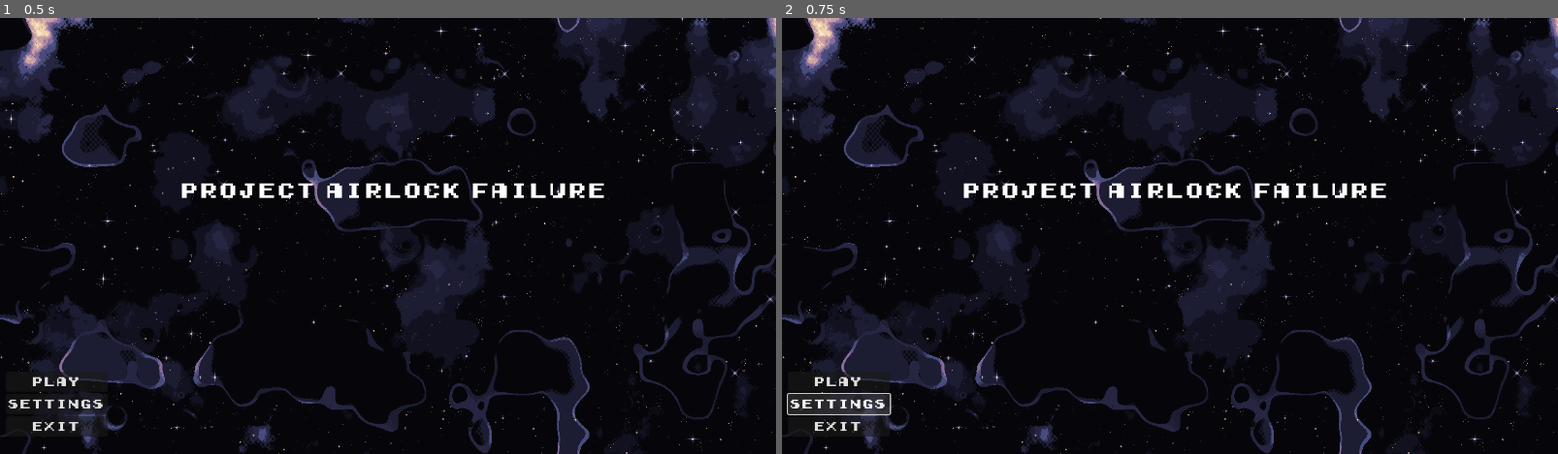
Above: before the commit, frames 1-2 (left to right).
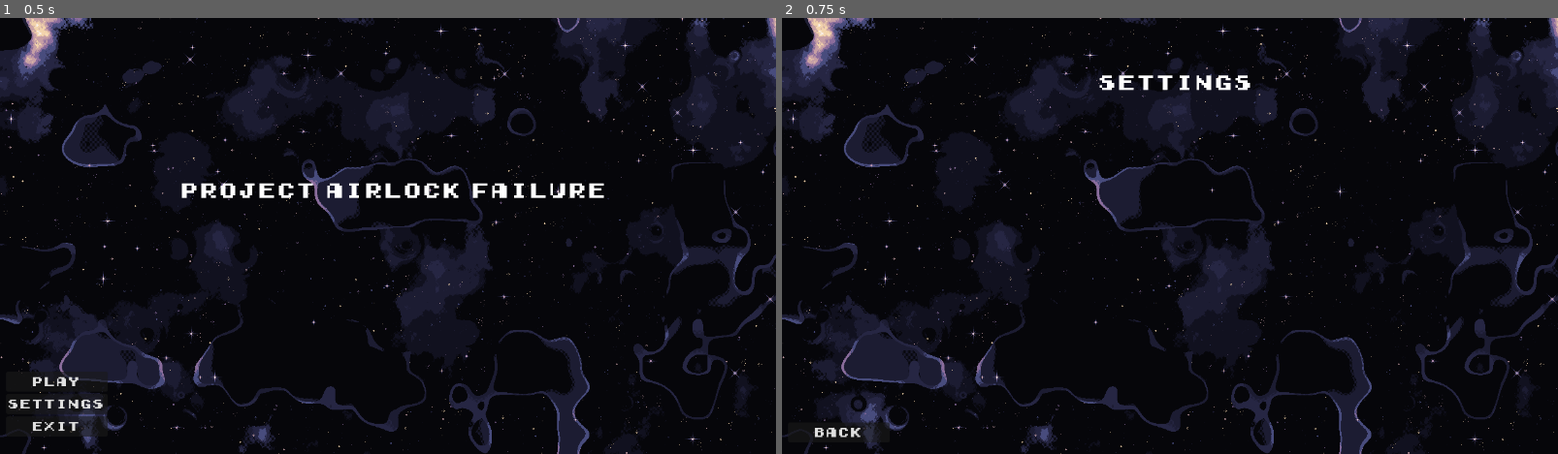
Above: after the commit, the same moments.

Repository: patwells/projectAirlockFailure
Game: Godot game, scene res://global/menu/main_menu.tscn
Two runs of this game, one before a commit and one after it. Both use one fixed random seed, a clock stepped at 60 frames per second and the inputs below. Before the commit the project starts from res://global/main/main_menu.tscn.
Inputs:
- Up to frame 1 (0.5 s): no input
- Up to frame 2 (0.75 s): click "SETTINGS" at 0.5 s

Frame 1 is identical in both runs. In frame 2, 2.0% of the frame differs, in the area x 0-78%, y 13-98%.

Commit message:
Menu Settings
Settings menu placeholder added
Back button functionality added

Diff:
--- /dev/null
+++ b/global/menu/main_menu.gd
@@ -0,0 +1,18 @@
+extends Node2D
+
+@onready var transition = $Transition
+var game = preload('res://game/opening.tscn')
+
+func _on_play_pressed():
+	transition.play('fade_out')
+
+func _on_settings_pressed():
+	pass # replace with function body
+	var settings = preload("res://global/menu/settings.tscn")
+	get_tree().change_scene_to_packed(settings)
+
+func _on_exit_pressed():
+	get_tree().quit()
+
+func _on_transition_animation_finished(anim_name):
+	get_tree().change_scene_to_packed(game)
--- /dev/null
+++ b/global/menu/main_menu.tscn
@@ -0,0 +1,181 @@
+[gd_scene load_steps=8 format=3 uid="uid://dsrbk8lfug1ud"]
+
+[ext_resource type="FontFile" uid="uid://botysc6fqnujv" path="res://font/Early GameBoy.ttf" id="1_oi12x"]
+[ext_resource type="Script" path="res://global/menu/main_menu.gd" id="2_cs8ov"]
+[ext_resource type="Texture2D" uid="uid://471mkup3uh42" path="res://background/Space Background.png" id="3_r267a"]
+
+[sub_resource type="Animation" id="Animation_w8gto"]
+length = 0.001
+tracks/0/type = "value"
+tracks/0/imported = false
+tracks/0/enabled = true
+tracks/0/path = NodePath("Transition/ColorRect:self_modulate")
+tracks/0/interp = 1
+tracks/0/loop_wrap = true
+tracks/0/keys = {
+"times": PackedFloat32Array(0),
+"transitions": PackedFloat32Array(1),
+"update": 0,
+"values": [Color(0, 0, 0, 0)]
+}
+
+[sub_resource type="Animation" id="Animation_1w7kc"]
+resource_name = "fade_in"
+tracks/0/type = "value"
+tracks/0/imported = false
+tracks/0/enabled = true
+tracks/0/path = NodePath("Transition/ColorRect:self_modulate")
+tracks/0/interp = 1
+tracks/0/loop_wrap = true
+tracks/0/keys = {
+"times": PackedFloat32Array(0, 0.5),
+"transitions": PackedFloat32Array(1, 1),
+"update": 0,
+"values": [Color(1, 1, 1, 1), Color(1, 1, 1, 0)]
+}
+tracks/1/type = "value"
+tracks/1/imported = false
+tracks/1/enabled = true
+tracks/1/path = NodePath("Transition/ColorRect:visible")
+tracks/1/interp = 1
+tracks/1/loop_wrap = true
+tracks/1/keys = {
+"times": PackedFloat32Array(0.5),
+"transitions": PackedFloat32Array(1),
+"update": 1,
+"values": [false]
+}
+
+[sub_resource type="Animation" id="Animation_5eafy"]
+resource_name = "fade_out"
+tracks/0/type = "value"
+tracks/0/imported = false
+tracks/0/enabled = true
+tracks/0/path = NodePath("Transition/ColorRect:self_modulate")
+tracks/0/interp = 1
+tracks/0/loop_wrap = true
+tracks/0/keys = {
+"times": PackedFloat32Array(0, 0.4, 0.5),
+"transitions": PackedFloat32Array(1, 1, 1),
+"update": 0,
+"values": [Color(0, 0, 0, 0), Color(0.8, 0.8, 0.8, 0.8), Color(1, 1, 1, 1)]
+}
+tracks/1/type = "value"
+tracks/1/imported = false
+tracks/1/enabled = true
+tracks/1/path = NodePath("Transition/ColorRect:visible")
+tracks/1/interp = 1
+tracks/1/loop_wrap = true
+tracks/1/keys = {
+"times": PackedFloat32Array(0),
+"transitions": PackedFloat32Array(1),
+"update": 1,
+"values": [true]
+}
+
+[sub_resource type="AnimationLibrary" id="AnimationLibrary_480sa"]
+_data = {
+"RESET": SubResource("Animation_w8gto"),
+"fade_in": SubResource("Animation_1w7kc"),
+"fade_out": SubResource("Animation_5eafy")
+}
+
+[node name="main_menu" type="Node2D"]
+script = ExtResource("2_cs8ov")
+
+[node name="Background" type="TextureRect" parent="."]
+anchors_preset = 8
+anchor_left = 0.5
+anchor_top = 0.5
+anchor_right = 0.5
+anchor_bottom = 0.5
+offset_right = 1280.0
+offset_bottom = 720.0
+grow_horizontal = 2
+grow_vertical = 2
+texture = ExtResource("3_r267a")
+expand_mode = 2
+
+[node name="Title_Container" type="MarginContainer" parent="."]
+anchors_preset = 8
+anchor_left = 0.5
+anchor_top = 0.5
+anchor_right = 0.5
+anchor_bottom = 0.5
+offset_left = 300.0
+offset_top = 229.0
+offset_right = 1004.0
+offset_bottom = 341.0
+grow_horizontal = 2
+grow_vertical = 2
+
+[node name="Label" type="Label" parent="Title_Container"]
+layout_mode = 2
+theme_override_fonts/font = ExtResource("1_oi12x")
+theme_override_font_sizes/font_size = 32
+text = "PROJECT AIRLOCK FAILURE"
+horizontal_alignment = 1
+vertical_alignment = 1
+uppercase = true
+
+[node name="Menu_Container" type="MarginContainer" parent="."]
+anchors_preset = 2
+anchor_top = 1.0
+anchor_bottom = 1.0
+offset_left = 10.0
+offset_top = 584.0
+offset_right = 178.0
+offset_bottom = 704.0
+grow_vertical = 0
+tooltip_text = "Play"
+
+[node name="ButtonsVBox" type="VBoxContainer" parent="Menu_Container"]
+layout_mode = 2
+
+[node name="Play" type="Button" parent="Menu_Container/ButtonsVBox"]
+layout_mode = 2
+focus_neighbor_top = NodePath("../Exit")
+focus_neighbor_bottom = NodePath("../Settings")
+focus_next = NodePath("../Settings")
+focus_previous = NodePath("../Exit")
+theme_override_fonts/font = ExtResource("1_oi12x")
+theme_override_font_sizes/font_size = 20
+text = "PLAY"
+
+[node name="Settings" type="Button" parent="Menu_Container/ButtonsVBox"]
+layout_mode = 2
+focus_neighbor_top = NodePath("../Play")
+focus_neighbor_bottom = NodePath("../Exit")
+focus_next = NodePath("../Exit")
+focus_previous = NodePath("../Play")
+theme_override_fonts/font = ExtResource("1_oi12x")
+theme_override_font_sizes/font_size = 20
+text = "SETTINGS"
+
+[node name="Exit" type="Button" parent="Menu_Container/ButtonsVBox"]
+layout_mode = 2
+focus_neighbor_top = NodePath("../Settings")
+focus_neighbor_bottom = NodePath("../Play")
+focus_next = NodePath("../Play")
+focus_previous = NodePath("../Settings")
+theme_override_fonts/font = ExtResource("1_oi12x")
+theme_override_font_sizes/font_size = 20
+text = "EXIT"
+
+[node name="Transition" type="AnimationPlayer" parent="."]
+libraries = {
+"": SubResource("AnimationLibrary_480sa")
+}
+
+[node name="ColorRect" type="ColorRect" parent="Transition"]
+modulate = Color(0, 0, 0, 1)
+self_modulate = Color(0, 0, 0, 0)
+offset_right = 1280.0
+offset_bottom = 720.0
+mouse_filter = 2
+color = Color(0, 0, 0, 1)
+
+[connection signal="pressed" from="Menu_Container/ButtonsVBox/Play" to="." method="_on_play_pressed"]
+[connection signal="pressed" from="Menu_Container/ButtonsVBox/Settings" to="." method="_on_settings_pressed"]
+[connection signal="pressed" from="Menu_Container/ButtonsVBox/Exit" to="." method="_on_exit_pressed"]
+[connection signal="animation_finished" from="Transition" to="." method="_on_transition_animation_finished"]
--- /dev/null
+++ b/global/menu/settings.gd
@@ -0,0 +1,5 @@
+extends Node2D
+
+func _on_back_pressed():
+	var game = preload('res://global/menu/main_menu.tscn')
+	get_tree().change_scene_to_packed(game)
--- /dev/null
+++ b/global/menu/settings.tscn
@@ -0,0 +1,65 @@
+[gd_scene load_steps=4 format=3 uid="uid://575rhsfef6ig"]
+
+[ext_resource type="Texture2D" uid="uid://471mkup3uh42" path="res://background/Space Background.png" id="1_qll5u"]
+[ext_resource type="Script" path="res://global/menu/settings.gd" id="1_rm0yy"]
+[ext_resource type="FontFile" uid="uid://botysc6fqnujv" path="res://font/Early GameBoy.ttf" id="2_rbnt8"]
+
+[node name="Node2D" type="Node2D"]
+script = ExtResource("1_rm0yy")
+
+[node name="Background" type="TextureRect" parent="."]
+anchors_preset = 8
+anchor_left = 0.5
+anchor_top = 0.5
+anchor_right = 0.5
+anchor_bottom = 0.5
+offset_right = 1280.0
+offset_bottom = 720.0
+grow_horizontal = 2
+grow_vertical = 2
+texture = ExtResource("1_qll5u")
+expand_mode = 2
+
+[node name="Menu_Container" type="MarginContainer" parent="."]
+anchors_preset = 2
+anchor_top = 1.0
+anchor_bottom = 1.0
+offset_left = 10.0
+offset_top = 668.0
+offset_right = 178.0
+offset_bottom = 704.0
+grow_vertical = 0
+tooltip_text = "Play"
+
+[node name="ButtonsVBox" type="VBoxContainer" parent="Menu_Container"]
+layout_mode = 2
+
+[node name="Back" type="Button" parent="Menu_Container/ButtonsVBox"]
+layout_mode = 2
+theme_override_fonts/font = ExtResource("2_rbnt8")
+theme_override_font_sizes/font_size = 20
+text = "back"
+
+[node name="Title_Container" type="MarginContainer" parent="."]
+anchors_preset = 8
+anchor_left = 0.5
+anchor_top = 0.5
+anchor_right = 0.5
+anchor_bottom = 0.5
+offset_left = 300.0
+offset_top = 51.0
+offset_right = 1004.0
+offset_bottom = 163.0
+grow_horizontal = 2
+grow_vertical = 2
+
+[node name="Label" type="Label" parent="Title_Container"]
+layout_mode = 2
+theme_override_fonts/font = ExtResource("2_rbnt8")
+theme_override_font_sizes/font_size = 32
+text = "settings"
+horizontal_alignment = 1
+vertical_alignment = 1
+uppercase = true
+
+[connection signal="pressed" from="Menu_Container/ButtonsVBox/Back" to="." method="_on_back_pressed"]
--- a/project.godot
+++ b/project.godot
@@ -11,14 +11,14 @@
 [application]
 
 config/name="TEST"
-run/main_scene="res://global/main/main_menu.tscn"
+run/main_scene="res://global/menu/main_menu.tscn"
 config/features=PackedStringArray("4.2", "Forward Plus")
 boot_splash/bg_color=Color(0.0850292, 3.85046e-05, 0.311965, 1)
 config/icon="res://icon.svg"
 
 [autoload]
 
-MainMenu="*res://global/main/main_menu.tscn"
+MainMenu="*res://global/menu/main_menu.tscn"
 ScreenTransition="*res://global/animation/screen_transition.tscn"
 
 [display]
